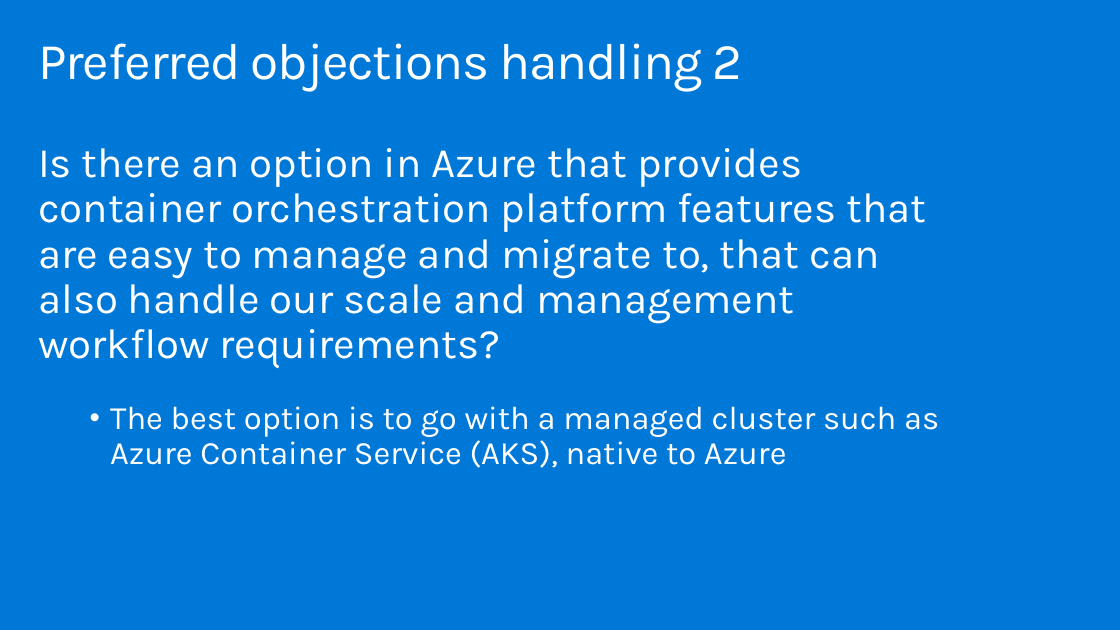
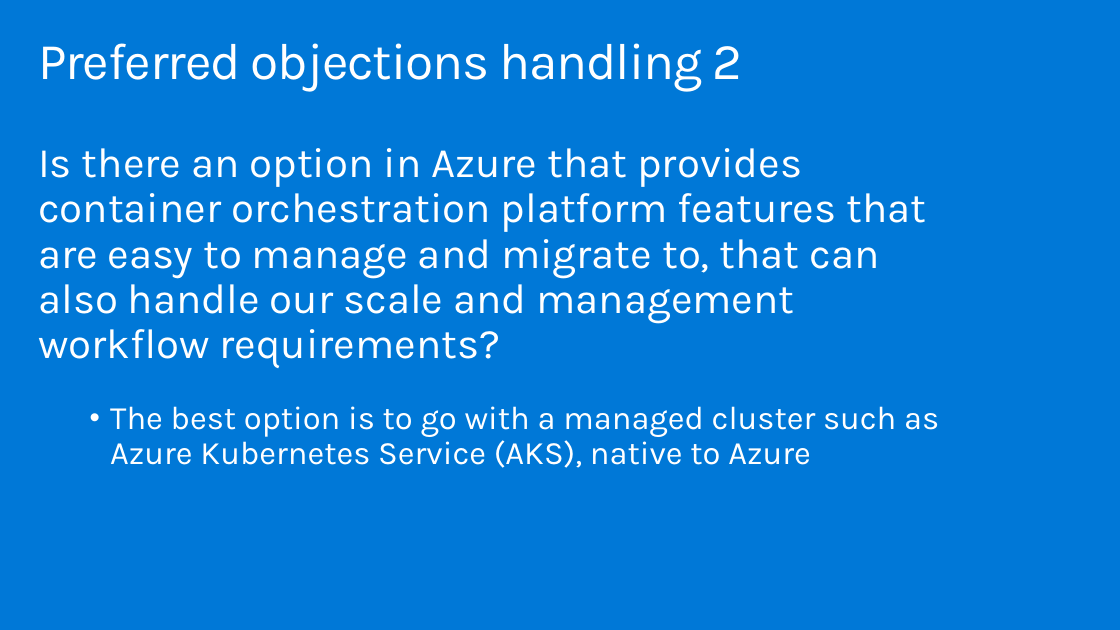
Before and after one commit to watson-enlighten/MCW-Cloud-native-applications, a slide deck: slide 21 of Whiteboard design session/WDS trainer presentation - Cloud-native applications.pptx. Drawn at 1120x630 pixels with LibreOffice and Linux fonts; fonts in the diff are those of the drawing. Boxes give left, top, right and bottom in pixels: in the first picture for what was removed or moved away, otherwise in the second. Text is boxed around its words. In the diff, an @@ line names an element or a change of style, - is before the commit and + after.

Commit message:
Update WDS Slide 21 w/ "Azure Kubernetes Service" name fix

```diff
--- a/Whiteboard design session/WDS trainer presentation - Cloud-native applications.pptx
+++ b/Whiteboard design session/WDS trainer presentation - Cloud-native applications.pptx
@@ text at <box>110,406,939,468</box>: text changed @@
-    • The best option is to go with a managed cluster such as Azure Container Service (AKS), native to Azure
+    • The best option is to go with a managed cluster such as Azure Kubernetes Service (AKS), native to Azure
```
